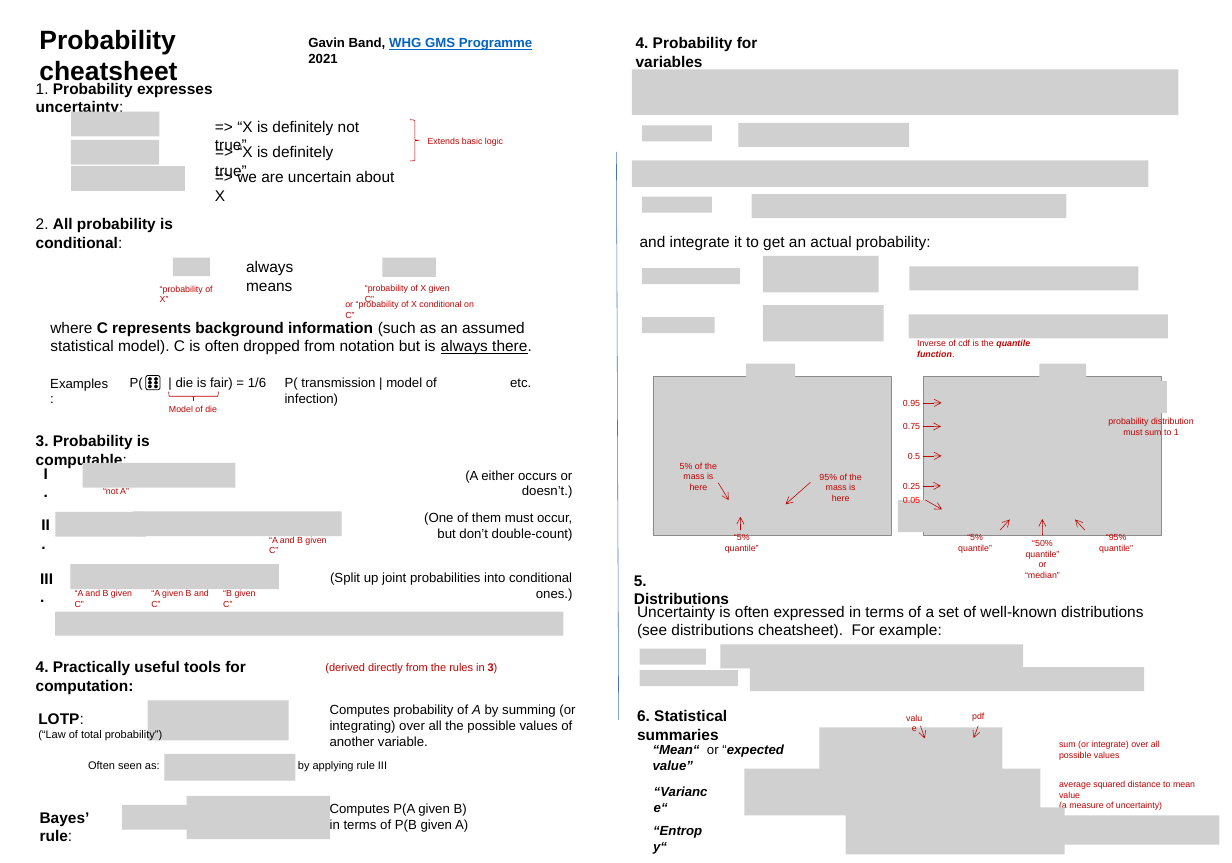
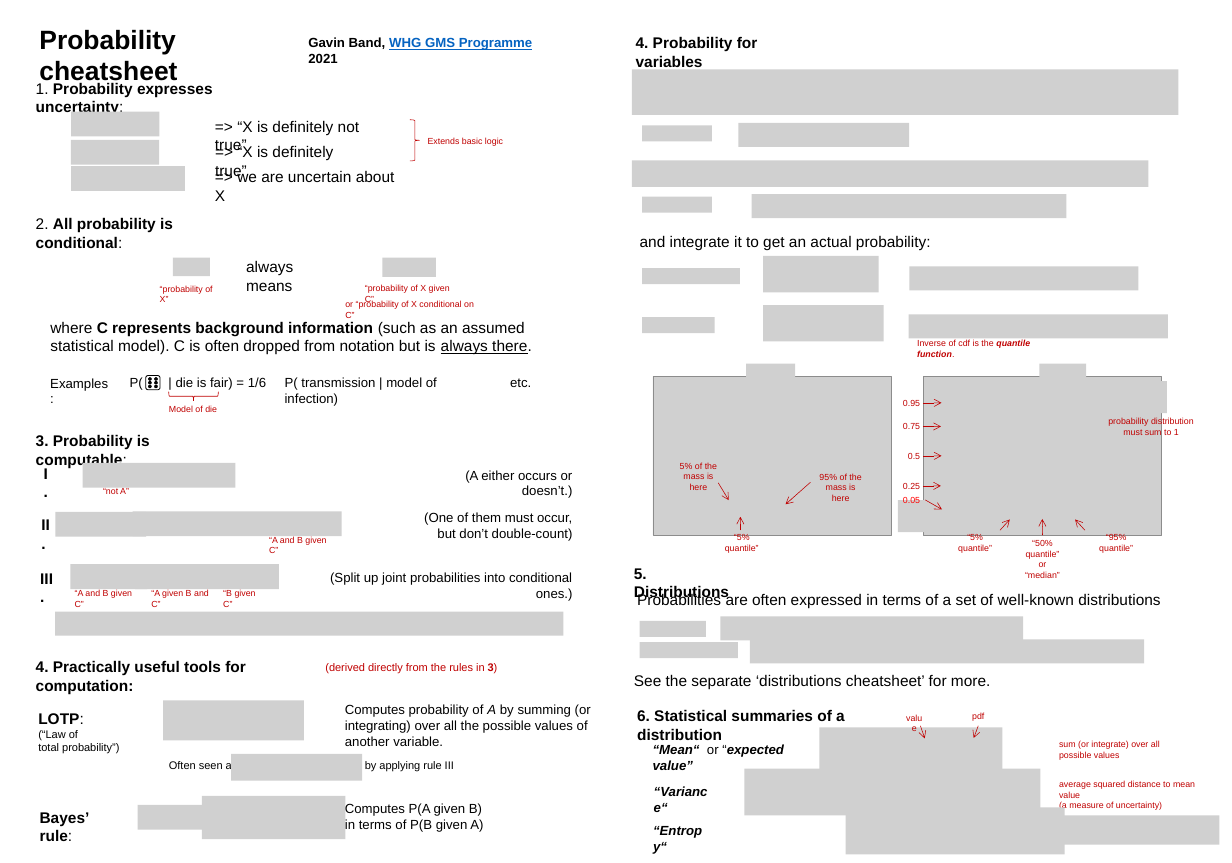
Before and after one commit to whg-training/statistics-course, a slide deck: slide 1 of Statistical_modelling/Introduction/notes/Probability cheatsheet.pptx. Drawn at 1232x863 pixels with LibreOffice and Linux fonts; fonts in the diff are those of the drawing; grey boxes stand for pictures. Boxes give left, top, right and bottom in pixels: in the first picture for what was removed or moved away, otherwise in the second. Text is boxed around its words. In the diff, an @@ line names an element or a change of style, - is before the commit and + after.

Commit message:
Tweak prob cheatsheet

```diff
--- a/Statistical_modelling/Introduction/notes/Probability cheatsheet.pptx
+++ b/Statistical_modelling/Introduction/notes/Probability cheatsheet.pptx
@@ line removed from (616, 152) to (619, 720) @@
@@ text "5. Distributions": place and size @@
-text "5. Distributions" at box(634, 575, 729, 608)
+text "5. Distributions" at box(634, 568, 729, 601)
@@ text at box(637, 593, 1160, 609): text changed @@
-Uncertainty is often expressed in terms of a set of well-known distributions (see distributions cheatsheet). For example:
+Probabilities are often expressed in terms of a set of well-known distributions
@@ picture added at box(639, 620, 705, 636) @@
@@ picture added at box(720, 616, 1023, 640) @@
@@ picture removed at box(639, 648, 705, 664) @@
@@ picture added at box(639, 642, 738, 658) @@
@@ picture removed at box(720, 644, 1023, 668) @@
@@ picture added at box(750, 639, 1144, 663) @@
@@ text added at box(634, 674, 990, 689), 14 pt, text #000000 @@
+See the separate ‘distributions cheatsheet’ for more.
@@ picture removed at box(639, 670, 738, 685) @@
@@ picture removed at box(750, 667, 1144, 691) @@
@@ 3 pictures, 2 texts: place and size @@
-3 pictures, 2 texts at box(122, 700, 575, 839)
+3 pictures, 2 texts at box(137, 700, 591, 839)
@@ text at box(637, 709, 845, 740): text changed @@
-6. Statistical summaries
+6. Statistical summaries of a distribution
@@ text at box(38, 730, 119, 754): text changed @@
-(“Law of total probability”)
+(“Law of
+total probability”)
@@ text at box(169, 760, 238, 771): text changed @@
-Often seen as:
+Often seen as
@@ picture: place and size @@
-picture at box(164, 754, 295, 781)
+picture at box(231, 754, 362, 781)
@@ text "by applying rule III": place and size @@
-text "by applying rule III" at box(298, 761, 387, 771)
+text "by applying rule III" at box(365, 761, 454, 771)
```
Also in this commit, not shown: 1 other file.
